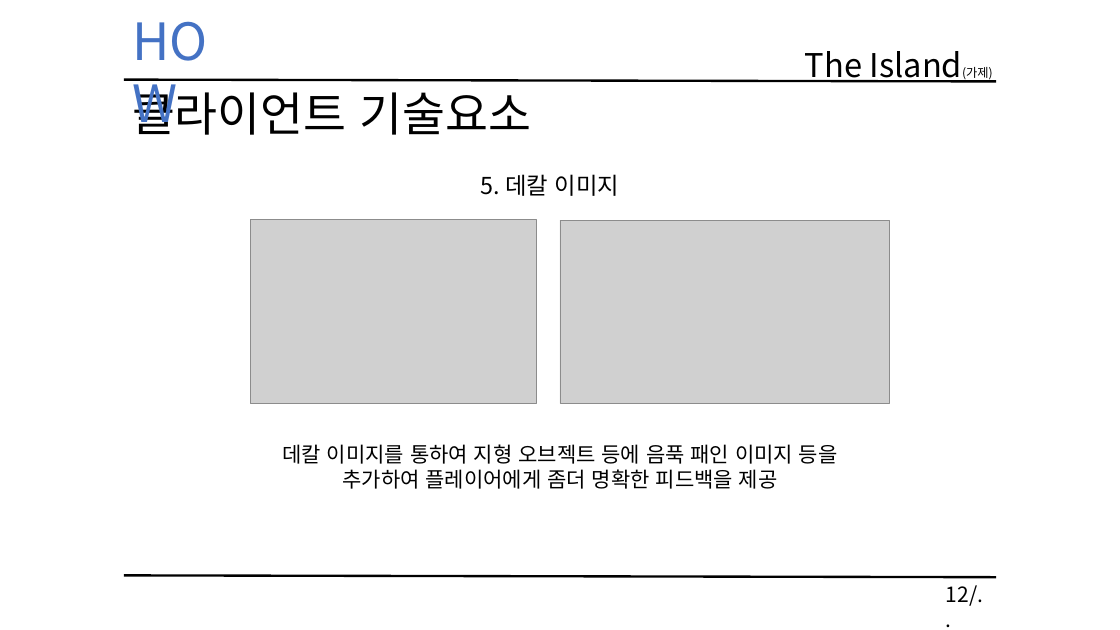
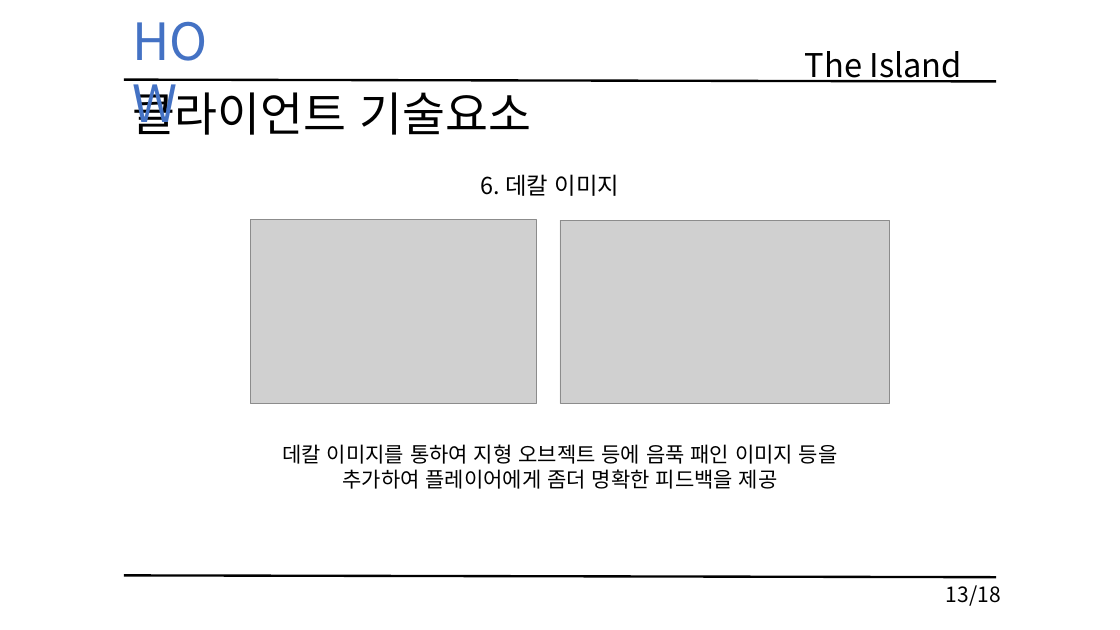
Before and after one commit to KimHaYoon/SickPerson, a slide deck: slide 13 of 문서/졸업작품 게임 기획서 초안.pptx (slide 12 before the commit). Drawn at 1120x630 pixels with LibreOffice and Linux fonts; fonts in the diff are those of the drawing; grey boxes stand for pictures. Boxes give left, top, right and bottom in pixels: in the first picture for what was removed or moved away, otherwise in the second. Text is boxed around its words. In the diff, an @@ line names an element or a change of style, - is before the commit and + after.

```diff
--- a/문서/졸업작품 게임 기획서 초안.pptx
+++ b/문서/졸업작품 게임 기획서 초안.pptx
@@ text at [805,51,962,83]: text changed @@
-The Island(가제)
+The Island
@@ text at [481,174,619,196]: text changed @@
-5. 데칼 이미지
+6. 데칼 이미지
@@ text at [946,585,1001,606]: text changed @@
-12/..
+13/18
```
Also in this commit, not shown: 18 other slides changed, 1 slide added.
